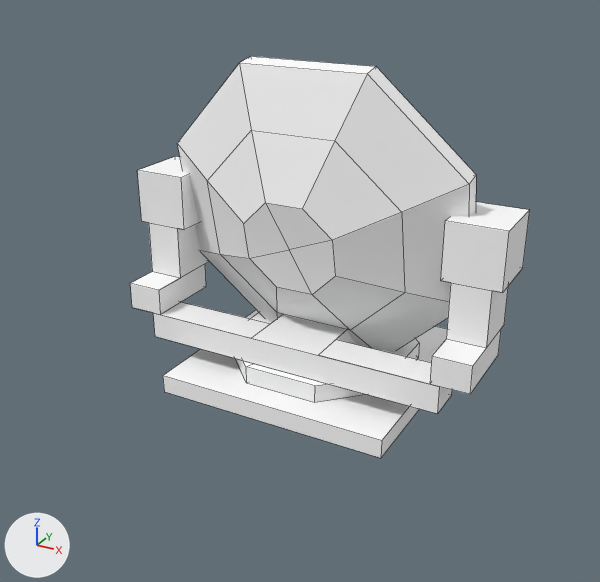
One commit to the OBJ model src/main/resources/assets/vandorlabs/models/block/radar/standalone_dish/scanning/complete.obj: the scene before it, then after it.
Before and after are seen from a camera (50 mm lens) standing at (3.91, -6.22, 2.94) and looking at (1.45, -1.76, 0.71). Arrows for +X, +Y and +Z are at lower left; the lights stay in place. The older version comes first. Mesh edges are drawn as thin lines. Where no turn or scale is listed for an object, it has been applied to the vertices.

Script lines for the objects in view, before the commit:
```python
me_standalone_dish_scanning = bpy.data.meshes.new('standalone_dish_scanning')
me_standalone_dish_scanning.from_pydata(...)  # 178 vertices, 145 faces; spans x 0.19..2.81, y -2.31..-0.69, z 0.0..2.2
me_standalone_dish_scanning.materials.append(mat_atlas)  # its picture is missing
ob_standalone_dish_scanning = bpy.data.objects.new('standalone_dish_scanning', me_standalone_dish_scanning)
ob_standalone_dish_scanning.location = (0.0, 0.0, 0.0)
```
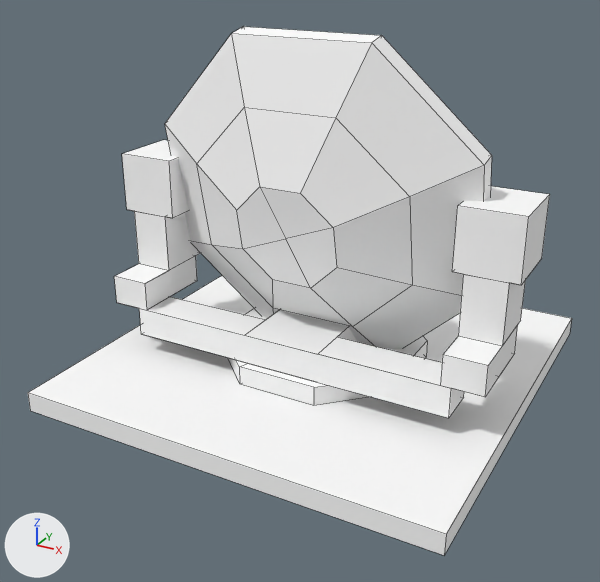
The edits, one by one:
me_standalone_dish_scanning is used by ob_standalone_dish_scanning; location (0.0, 0.0, 0.0).
me_standalone_dish_scanning had 178 vertices, 145 faces and spanned x 0.19..2.81, y -2.31..-0.69, z 0.0..2.2.
me_standalone_dish_scanning now has 178 vertices, 145 faces and spans x 0.06..2.94, y -2.94..-0.06, z 0.0..2.37.
me_standalone_dish_scanning part 1: the loose piece of 8 vertices spanning x 0.69..2.31, y -2.31..-0.69, z 0.0..0.13 is scaled about its middle by (1.77, 1.77, 1.08), then moved by (0.0, 0.0, 0.01).
me_standalone_dish_scanning part 2: the loose piece of 18 vertices spanning x 0.88..2.12, y -2.12..-0.88, z 0.13..0.25 is scaled about its middle by 1.08, then moved by (0.0, 0.0, 0.02).
me_standalone_dish_scanning part 3: the loose piece of 76 vertices spanning x 0.19..2.81, y -2.06..-1.25, z 0.25..1.38 is scaled about its middle by 1.08, then moved by (0.0, -0.01, 0.07).
me_standalone_dish_scanning part 4: the loose piece of 58 vertices spanning x 0.47..2.53, y -2.05..-1.29, z 0.15..2.2 is scaled about its middle by 1.08, then moved by (0.0, -0.01, 0.09).
Other edits to the shape of me_standalone_dish_scanning do not show in these pictures.

Changed parts and their boxes (x1, y1, x2, y2) in the pictures (600 x 582 px; the box of a moved part takes in the faces that stretch with it):
'standalone_dish_scanning', reshaped (36% wider, 31% taller): before (130, 56, 530, 458); after (28, 27, 572, 555)
part 1 of me_standalone_dish_scanning, moved or reshaped: before (163, 310, 447, 458); after (28, 275, 572, 555)
part 2 of me_standalone_dish_scanning, moved or reshaped: before (236, 313, 419, 402); after (228, 308, 427, 405)
part 3 of me_standalone_dish_scanning, moved or reshaped: before (130, 157, 530, 414); after (114, 140, 550, 418)
part 4 of me_standalone_dish_scanning, moved or reshaped: before (177, 56, 476, 350); after (165, 27, 492, 349)
